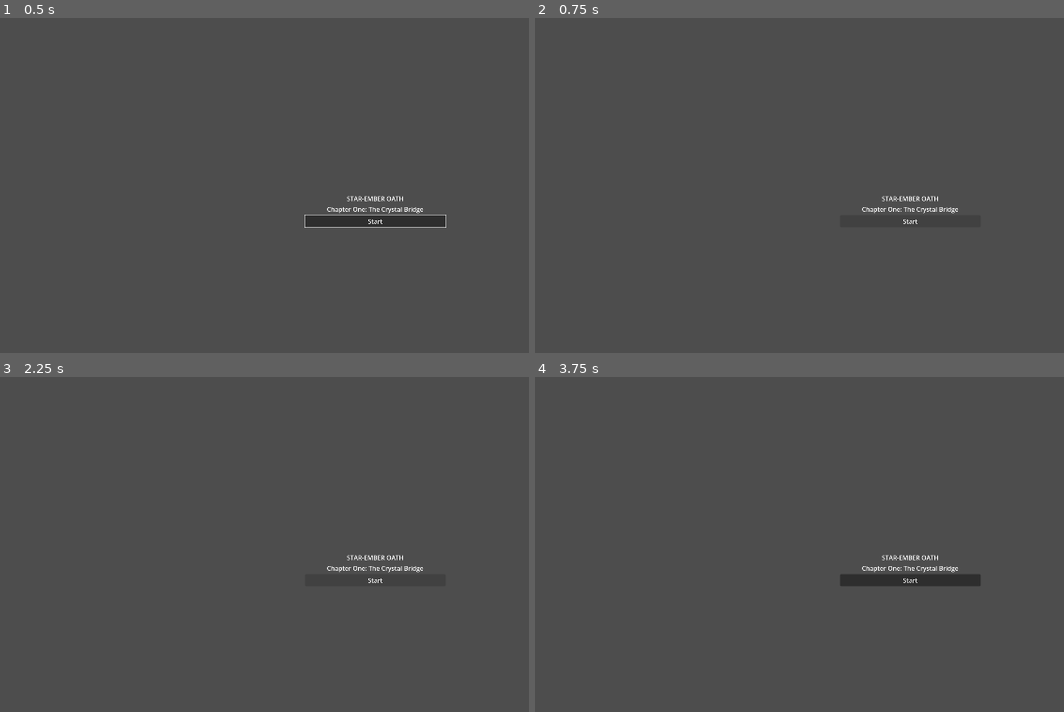
Above: before the commit, frames 1-4 (two rows, left to right).
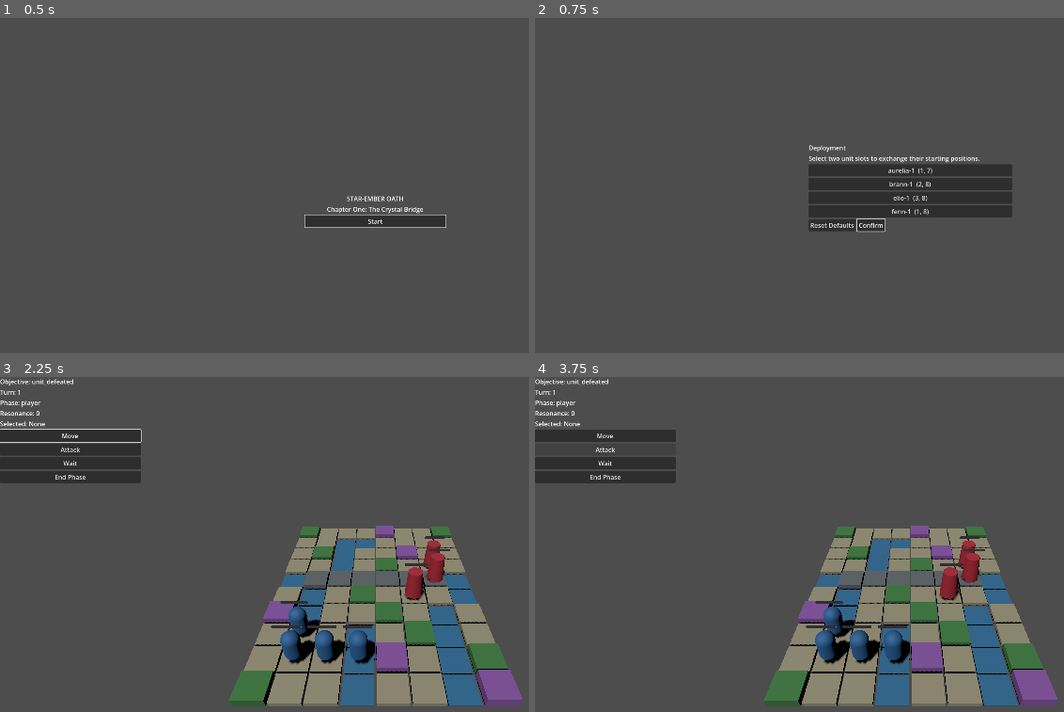
Above: after the commit, the same moments.

Repository: kusobaga233-tech/emblemlike-codex
Game: Godot game, scene res://src/scenes/boot.tscn
The game is run twice, just before and just after one commit, with the same random seed, the same clock (stepped at 60 frames per second) and the same inputs.
Inputs (mouse positions are in pixels of both pictures, inside the frame that each line leads up to):
- Up to frame 1 (0.5 s): no input
- Up to frame 2 (0.75 s): click "Start" at 0.5 s
- Up to frame 3 (2.25 s): click (375, 581) at 1.25 s, where only the run before the commit has a clickable "Start"; click (338, 584) at 2 s, where only the run after the commit has a clickable "Confirm"
- Up to frame 4 (3.75 s): click (603, 437) at 2.75 s, where only the run after the commit has a clickable "Move"; click (603, 450) at 3.5 s, where only the run after the commit has a clickable "Attack"

Frame 1 is identical in both runs. In frame 2, 5.9% of the frame differs, in the area x 51-91%, y 37-65%; in frame 3, 25%, in the area x 0-99%, y 0-99%; in frame 4, 24%.

Commit message:
feat: wire complete chapter one runtime flow

Diff:
--- a/project.godot
+++ b/project.godot
@@ -9,6 +9,10 @@
 config/features=PackedStringArray("4.6", "Forward Plus")
 run/main_scene="res://src/scenes/boot.tscn"
 
+[autoload]
+
+FlowCoordinator="*res://src/scenes/flow_coordinator.gd"
+
 [display]
 
 window/size/viewport_width=1920
--- a/src/scenes/battle/battle_scene.gd
+++ b/src/scenes/battle/battle_scene.gd
@@ -8,6 +8,9 @@
 var chapter: Variant
 var session: Variant
 var _configured: bool = false
+var last_command_result: Dictionary = {}
+
+signal result_requested(path: String, summary: Dictionary)
 
 
 func _ready() -> void:
@@ -37,6 +40,16 @@
 	var event_callable := Callable(self, "_on_events_flushed")
 	if not session.events_flushed.is_connected(event_callable):
 		session.events_flushed.connect(event_callable)
+	get_node("BattleHud").configure(session)
+	var command_callable := Callable(self, "_on_hud_command")
+	if not get_node("BattleHud").command_selected.is_connected(command_callable):
+		get_node("BattleHud").command_selected.connect(command_callable)
+	var result_callable := Callable(self, "_on_hud_result_requested")
+	if not get_node("BattleHud").result_requested.is_connected(result_callable):
+		get_node("BattleHud").result_requested.connect(result_callable)
+	get_node("CombatForecastPanel").show_forecast(null)
+	_assign_owner_recursive(get_node("BattleHud"))
+	_assign_owner_recursive(get_node("CombatForecastPanel"))
 	_configured = true
 
 
@@ -67,6 +80,33 @@
 		session.events_flushed.disconnect(event_callable)
 
 
+func _on_hud_command(command: Variant) -> void:
+	if session == null:
+		last_command_result = {"ok": false, "reason": &"missing_session"}
+		return
+	var command_type := StringName(command.get("type", &"")) if command is Dictionary else StringName(command)
+	match command_type:
+		&"select":
+			last_command_result = session.select_unit(StringName(command.get("unit_id", &"")))
+		&"forecast":
+			last_command_result = session.forecast_attack(StringName(command.get("target_id", &"")))
+			get_node("CombatForecastPanel").show_forecast(last_command_result.get("forecast"))
+		&"attack":
+			last_command_result = session.confirm_attack(StringName(command.get("target_id", &""))) if command is Dictionary else {"ok": false, "reason": &"missing_target"}
+		&"move":
+			last_command_result = session.move_selected(command.get("destination")) if command is Dictionary and command.get("destination") is Vector2i else {"ok": false, "reason": &"missing_destination"}
+		&"end_phase":
+			last_command_result = session.end_player_phase()
+		&"wait", &"cancel":
+			last_command_result = {"ok": true, "routed": command_type}
+		_:
+			last_command_result = {"ok": false, "reason": &"unknown_command"}
+
+
+func _on_hud_result_requested(path: String, summary: Dictionary) -> void:
+	result_requested.emit(path, summary)
+
+
 func _clear_units() -> void:
 	for child: Node in get_node("Units").get_children():
 		child.free()
--- a/src/scenes/battle/battle_scene.tscn
+++ b/src/scenes/battle/battle_scene.tscn
@@ -1,8 +1,10 @@
-[gd_scene load_steps=4 format=3]
+[gd_scene load_steps=6 format=3]
 
 [ext_resource type="Script" path="res://src/scenes/battle/battle_scene.gd" id="1_scene"]
 [ext_resource type="Script" path="res://src/presentation/greybox_board.gd" id="2_board"]
 [ext_resource type="Script" path="res://src/presentation/tactical_camera.gd" id="3_camera"]
+[ext_resource type="PackedScene" path="res://src/ui/battle_hud.tscn" id="4_hud"]
+[ext_resource type="PackedScene" path="res://src/ui/combat_forecast_panel.tscn" id="5_forecast"]
 
 [node name="BattleScene" type="Node3D"]
 script = ExtResource("1_scene")
@@ -21,3 +23,11 @@
 light_color = Color(1, 0.94, 0.84, 1)
 light_energy = 1.1
 shadow_enabled = true
+
+[node name="BattleHud" parent="." instance=ExtResource("4_hud")]
+
+[node name="CombatForecastPanel" parent="." instance=ExtResource("5_forecast")]
+offset_left = 380.0
+offset_top = 16.0
+offset_right = 620.0
+offset_bottom = 220.0
--- a/src/scenes/boot.gd
+++ b/src/scenes/boot.gd
@@ -1,9 +1,6 @@
 extends Node
 
-const TITLE_SCENE_PATH := "res://src/scenes/title/title.tscn"
-
-
 func _ready() -> void:
-	if not ResourceLoader.exists(TITLE_SCENE_PATH):
-		return
-	get_tree().change_scene_to_file(TITLE_SCENE_PATH)
+	var coordinator := get_node_or_null("/root/FlowCoordinator")
+	if coordinator != null:
+		coordinator.call_deferred("start_flow")
--- /dev/null
+++ b/src/scenes/flow_coordinator.gd
@@ -0,0 +1,102 @@
+class_name FlowCoordinatorNode
+extends Node
+
+const TITLE := "res://src/scenes/title/title.tscn"
+const DEPLOYMENT := "res://src/scenes/deployment/deployment.tscn"
+const BATTLE := "res://src/scenes/battle/battle_scene.tscn"
+const RESULT := "res://src/scenes/result/result.tscn"
+
+var chapter: ChapterDefinition
+var confirmed_deployment: Array = []
+var battle_session: BattleSession
+var result_summary: Dictionary = {}
+var _transitioning: bool = false
+
+
+func start_flow() -> void:
+	chapter = ChapterOne.build()
+	confirmed_deployment.clear()
+	result_summary.clear()
+	_request_scene(TITLE)
+
+
+func show_result(summary: Dictionary) -> void:
+	result_summary = summary.duplicate(true)
+	_request_scene(RESULT)
+
+
+func _request_scene(path: String) -> void:
+	if _transitioning:
+		return
+	_transitioning = true
+	_switch_scene.call_deferred(path)
+
+
+func _switch_scene(path: String) -> void:
+	var error := get_tree().change_scene_to_file(path)
+	if error != OK:
+		_transitioning = false
+		return
+	await get_tree().scene_changed
+	var scene := get_tree().current_scene
+	if scene == null or scene.scene_file_path != path:
+		_transitioning = false
+		return
+	_configure_scene(scene, path)
+	_transitioning = false
+
+
+func _configure_scene(scene: Node, path: String) -> void:
+	match path:
+		TITLE:
+			_connect_once(scene.start_pressed, _on_start_pressed)
+		DEPLOYMENT:
+			scene.configure(chapter)
+			_connect_once(scene.deployment_confirmed, _on_deployment_confirmed)
+		BATTLE:
+			if battle_session == null:
+				battle_session = BattleSession.new(_deployed_chapter())
+			scene.setup_battle(battle_session.chapter, battle_session)
+			_connect_once(scene.result_requested, _on_battle_result_requested)
+		RESULT:
+			scene.configure(result_summary)
+			_connect_once(scene.result_closed, _on_result_closed)
+
+
+func _connect_once(signal_value: Signal, callable: Callable) -> void:
+	if not signal_value.is_connected(callable):
+		signal_value.connect(callable)
+
+
+func _on_start_pressed(_path: String) -> void:
+	_request_scene(DEPLOYMENT)
+
+
+func _on_deployment_confirmed(_path: String, rows: Array) -> void:
+	confirmed_deployment = rows.duplicate(true)
+	battle_session = BattleSession.new(_deployed_chapter())
+	_request_scene(BATTLE)
+
+
+func _on_battle_result_requested(_path: String, summary: Dictionary) -> void:
+	show_result(summary)
+
+
+func _on_result_closed(action: StringName, _path: String) -> void:
+	match action:
+		&"retry":
+			battle_session = BattleSession.new(_deployed_chapter())
+			_request_scene(BATTLE)
+		&"redeploy":
+			_request_scene(DEPLOYMENT)
+		&"title":
+			start_flow()
+
+
+func _deployed_chapter() -> ChapterDefinition:
+	var deployed := chapter.deep_duplicate()
+	for replacement: Dictionary in confirmed_deployment:
+		for row: Dictionary in deployed.deployments:
+			if row.get("instance_id") == replacement.get("instance_id"):
+				row["position"] = replacement.get("position")
+	return deployed
--- a/src/ui/battle_hud.gd
+++ b/src/ui/battle_hud.gd
@@ -47,9 +47,15 @@
 func _on_events_flushed(events: Array[Dictionary]) -> void:
 	_refresh()
 	for event: Dictionary in events:
-		if StringName(event.get("type", &"")) == &"battle_status_changed" and not _result_was_requested:
+		if StringName(event.get("type", &"")) != &"battle_status_changed":
+			continue
+		var outcome_value: Variant = event.get("payload", {}).get("to", &"")
+		if not outcome_value is String and not outcome_value is StringName:
+			continue
+		var outcome: StringName = outcome_value
+		if outcome in [&"victory", &"defeat"] and not _result_was_requested:
 			_result_was_requested = true
-			result_requested.emit(RESULT_PATH, _build_summary(StringName(event.get("payload", {}).get("to", &"defeat"))))
+			result_requested.emit(RESULT_PATH, _build_summary(outcome))
 
 
 func _refresh() -> void:
--- a/src/ui/combat_forecast_panel.gd
+++ b/src/ui/combat_forecast_panel.gd
@@ -3,7 +3,8 @@
 
 
 func show_forecast(forecast: Variant) -> void:
-	if forecast == null:
+	if not forecast is CombatForecast:
+		_clear()
 		visible = false
 		return
 	visible = true
@@ -13,3 +14,9 @@
 	$Layout/StrikeCount.text = "Strikes: %d" % forecast.strike_count
 	$Layout/Counter.text = "Counter: %s" % ("Yes" if forecast.can_counter else "No")
 	$Layout/RemainingHp.text = "Remaining HP: %d" % forecast.defender_remaining_hp
+
+
+func _clear() -> void:
+	for child: Node in $Layout.get_children():
+		if child is Label:
+			(child as Label).text = ""
--- /dev/null
+++ b/tests/test_e2e_scene_flow.gd
@@ -0,0 +1,75 @@
+extends TestCase
+
+const TITLE := "res://src/scenes/title/title.tscn"
+const DEPLOYMENT := "res://src/scenes/deployment/deployment.tscn"
+const BATTLE := "res://src/scenes/battle/battle_scene.tscn"
+const RESULT := "res://src/scenes/result/result.tscn"
+
+
+func run() -> void:
+	var orphan_baseline := int(Performance.get_monitor(Performance.OBJECT_ORPHAN_NODE_COUNT))
+	assert_true(ResourceLoader.exists("res://src/scenes/flow_coordinator.gd"), "Persistent flow coordinator exists")
+	var tree := Engine.get_main_loop() as SceneTree
+	var coordinator := tree.root.get_node_or_null("FlowCoordinator")
+	assert_true(coordinator != null, "Flow coordinator is an autoload")
+	if coordinator == null:
+		return
+	coordinator.start_flow()
+	await _frames(3)
+	assert_equal(tree.current_scene.scene_file_path, TITLE, "Boot flow starts at title")
+	(tree.current_scene.get_node("Layout/Start") as Button).pressed.emit()
+	await _frames(3)
+	assert_equal(tree.current_scene.scene_file_path, DEPLOYMENT, "Start advances to deployment")
+	var deployment := tree.current_scene
+	var rows: Array = deployment.get_deployment()
+	deployment.swap_slots(0, 1)
+	var expected: Array = deployment.get_deployment()
+	(deployment.get_node("Layout/Actions/Confirm") as Button).pressed.emit()
+	await _frames(3)
+	assert_equal(tree.current_scene.scene_file_path, BATTLE, "Confirm advances to battle")
+	var battle := tree.current_scene
+	assert_true(battle.session != null, "Battle receives a session")
+	assert_equal(_player_deployment(battle.session), expected, "Confirmed deployment reaches BattleSession")
+	assert_true(battle.get_node_or_null("BattleHud") != null, "Battle owns its HUD")
+	assert_true(battle.get_node_or_null("CombatForecastPanel") != null, "Battle owns its forecast panel")
+	var selected_before: StringName = battle.session.selected_unit_id
+	battle.get_node("BattleHud").command_selected.emit({"type": &"select", "unit_id": &"fenn-1"})
+	assert_true(battle.session.selected_unit_id != selected_before, "HUD command changes session state")
+	battle.session.events_flushed.emit(_terminal_events(&"victory"))
+	await _frames(3)
+	assert_equal(tree.current_scene.scene_file_path, RESULT, "Terminal battle advances to result")
+	assert_equal(coordinator.result_summary["outcome"], &"victory", "Coordinator retains result summary")
+	(tree.current_scene.get_node("Layout/Actions/Retry") as Button).pressed.emit()
+	await _frames(3)
+	assert_equal(tree.current_scene.scene_file_path, BATTLE, "Retry creates a fresh battle")
+	coordinator.show_result({"outcome": &"defeat", "turns_used": 2, "surviving_units": 0, "experience_gained": 0})
+	await _frames(3)
+	(tree.current_scene.get_node("Layout/Actions/Redeploy") as Button).pressed.emit()
+	await _frames(3)
+	assert_equal(tree.current_scene.scene_file_path, DEPLOYMENT, "Redeploy returns to deployment")
+	coordinator.show_result({"outcome": &"defeat"})
+	await _frames(3)
+	(tree.current_scene.get_node("Layout/Actions/Title") as Button).pressed.emit()
+	await _frames(3)
+	assert_equal(tree.current_scene.scene_file_path, TITLE, "Title action returns to title")
+	tree.current_scene.queue_free()
+	await _frames(3)
+	assert_equal(int(Performance.get_monitor(Performance.OBJECT_ORPHAN_NODE_COUNT)), orphan_baseline, "E2E cleanup returns orphan nodes to baseline")
+
+
+func _player_deployment(session: Variant) -> Array:
+	var rows: Array = []
+	for unit: Variant in session.units:
+		if unit.definition.team == &"player":
+			rows.append({"instance_id": unit.instance_id, "position": Vector2i(unit.grid_position.x, unit.grid_position.y), "team": &"player", "unit_id": unit.definition.id})
+	rows.sort_custom(func(a: Dictionary, b: Dictionary) -> bool: return String(a["instance_id"]) < String(b["instance_id"]))
+	return rows
+
+
+func _terminal_events(outcome: StringName) -> Array[Dictionary]:
+	return [{"type": &"battle_status_changed", "actor_id": &"", "target_id": &"", "payload": {"from": &"ongoing", "to": outcome}}]
+
+
+func _frames(count: int) -> void:
+	for unused: int in count:
+		await (Engine.get_main_loop() as SceneTree).process_frame
--- a/tests/test_scene_flow.gd
+++ b/tests/test_scene_flow.gd
@@ -25,7 +25,10 @@
 	assert_true(title.get_node_or_null("Layout/Start") is Button, "Title has its start button")
 	var requests: Array = []
 	title.start_pressed.connect(func(path: String): requests.append(path))
-	title.get_node("Layout/Start").pressed.emit()
+	Input.parse_input_event(_key_event(KEY_ENTER))
+	await (Engine.get_main_loop() as SceneTree).process_frame
+	Input.parse_input_event(_key_event(KEY_ENTER, false, false))
+	await (Engine.get_main_loop() as SceneTree).process_frame
 	assert_equal(requests, [DEPLOYMENT], "Start requests deployment exactly once")
 	assert_equal(title.get_viewport().gui_get_focus_owner(), title.get_node("Layout/Start"), "Start owns default focus")
 	await _remove(title)
@@ -36,7 +39,16 @@
 	var deployment := (load(DEPLOYMENT) as PackedScene).instantiate()
 	deployment.configure(chapter)
 	_add(deployment)
+	await (Engine.get_main_loop() as SceneTree).process_frame
 	assert_equal(deployment.get_node("Layout/UnitCards").get_child_count(), 4, "Deployment shows four player cards")
+	var default_focus := deployment.get_viewport().gui_get_focus_owner()
+	assert_equal(default_focus, deployment.get_node("Layout/Actions/Confirm"), "Deployment confirm owns default focus")
+	Input.parse_input_event(_key_event(KEY_TAB))
+	await (Engine.get_main_loop() as SceneTree).process_frame
+	assert_true(deployment.get_viewport().gui_get_focus_owner() != default_focus, "Tab advances deployment focus")
+	Input.parse_input_event(_key_event(KEY_TAB, true))
+	await (Engine.get_main_loop() as SceneTree).process_frame
+	assert_equal(deployment.get_viewport().gui_get_focus_owner(), default_focus, "Shift+Tab reverses deployment focus")
 	var defaults: Array = deployment.get_deployment()
 	assert_equal(defaults.size(), 4, "Deployment exposes four player placements")
 	assert_true(deployment.swap_slots(0, 1), "Two player slots can be swapped")
@@ -66,7 +78,8 @@
 	assert_equal(requests.size(), 1, "Confirm emits once")
 	assert_equal(requests[0][0], "res://src/scenes/battle/battle_scene.tscn", "Confirm requests battle")
 	assert_equal(requests[0][1], defaults, "Confirm carries deterministic deployment")
-	deployment._unhandled_key_input(_escape_event())
+	Input.parse_input_event(_escape_event())
+	await (Engine.get_main_loop() as SceneTree).process_frame
 	assert_equal(deployment.last_navigation_request, TITLE, "Escape returns one layer")
 	await _remove(deployment)
 
@@ -77,6 +90,8 @@
 	hud.configure(session)
 	hud.configure(session)
 	_add(hud)
+	await (Engine.get_main_loop() as SceneTree).process_frame
+	assert_equal(hud.get_viewport().gui_get_focus_owner(), hud.get_node("Layout/Commands/Move"), "HUD move owns default focus")
 	assert_true(not hud.get_node("Layout/Objective").text.is_empty(), "HUD displays objective text")
 	assert_true(hud.get_node("Layout/Turn").text.contains("1"), "HUD displays turn")
 	assert_true(hud.get_node("Layout/Phase").text.contains("player"), "HUD displays phase")
@@ -88,10 +103,15 @@
 	hud.result_requested.connect(func(path: String, summary: Dictionary): result_requests.append([path, summary]))
 	hud.get_node("Layout/Commands/Wait").pressed.emit()
 	assert_equal(commands, [&"wait"], "Command emits exactly once after repeated configure")
-	hud._unhandled_key_input(_escape_event())
+	Input.parse_input_event(_escape_event())
+	await (Engine.get_main_loop() as SceneTree).process_frame
 	assert_equal(commands, [&"wait", &"cancel"], "Escape cancels the current HUD layer")
 	session.select_unit(&"fenn-1")
 	assert_true(hud.get_node("Layout/SelectedUnit").text.contains("芬恩"), "Session events refresh selected unit")
+	session.events_flushed.emit(_terminal_events(&"ongoing"))
+	var missing_status: Array[Dictionary] = [{"type": &"battle_status_changed", "actor_id": &"", "target_id": &"", "payload": {}}]
+	session.events_flushed.emit(missing_status)
+	assert_equal(result_requests.size(), 0, "Invalid terminal statuses do not request or lock result")
 	session.events_flushed.emit(_terminal_events(&"victory"))
 	session.events_flushed.emit(_terminal_events(&"victory"))
 	assert_equal(result_requests.size(), 1, "Repeated terminal events request result only once")
@@ -133,6 +153,9 @@
 	assert_equal(panel.get_node("Layout/RemainingHp").text, "Remaining HP: 7", "Forecast shows projected HP")
 	panel.show_forecast(null)
 	assert_true(not panel.visible, "Empty forecast safely hides the panel")
+	panel.show_forecast({"damage": 99})
+	assert_true(not panel.visible, "Malformed forecast safely hides the panel")
+	assert_equal(panel.get_node("Layout/Damage").text, "", "Malformed forecast clears stale values")
 
 	var result := (load(RESULT) as PackedScene).instantiate()
 	result.configure({"outcome": &"victory", "turns_used": 5, "surviving_units": 3, "experience_gained": 120})
@@ -167,9 +190,14 @@
 
 
 func _escape_event() -> InputEventKey:
+	return _key_event(KEY_ESCAPE)
+
+
+func _key_event(keycode: Key, shift_pressed: bool = false, is_pressed: bool = true) -> InputEventKey:
 	var event := InputEventKey.new()
-	event.keycode = KEY_ESCAPE
-	event.pressed = true
+	event.keycode = keycode
+	event.pressed = is_pressed
+	event.shift_pressed = shift_pressed
 	return event
 
 
Not shown, added: tests/evidence/task8-flow-green.txt
Not shown, added: tests/evidence/task8-flow-red.txt
